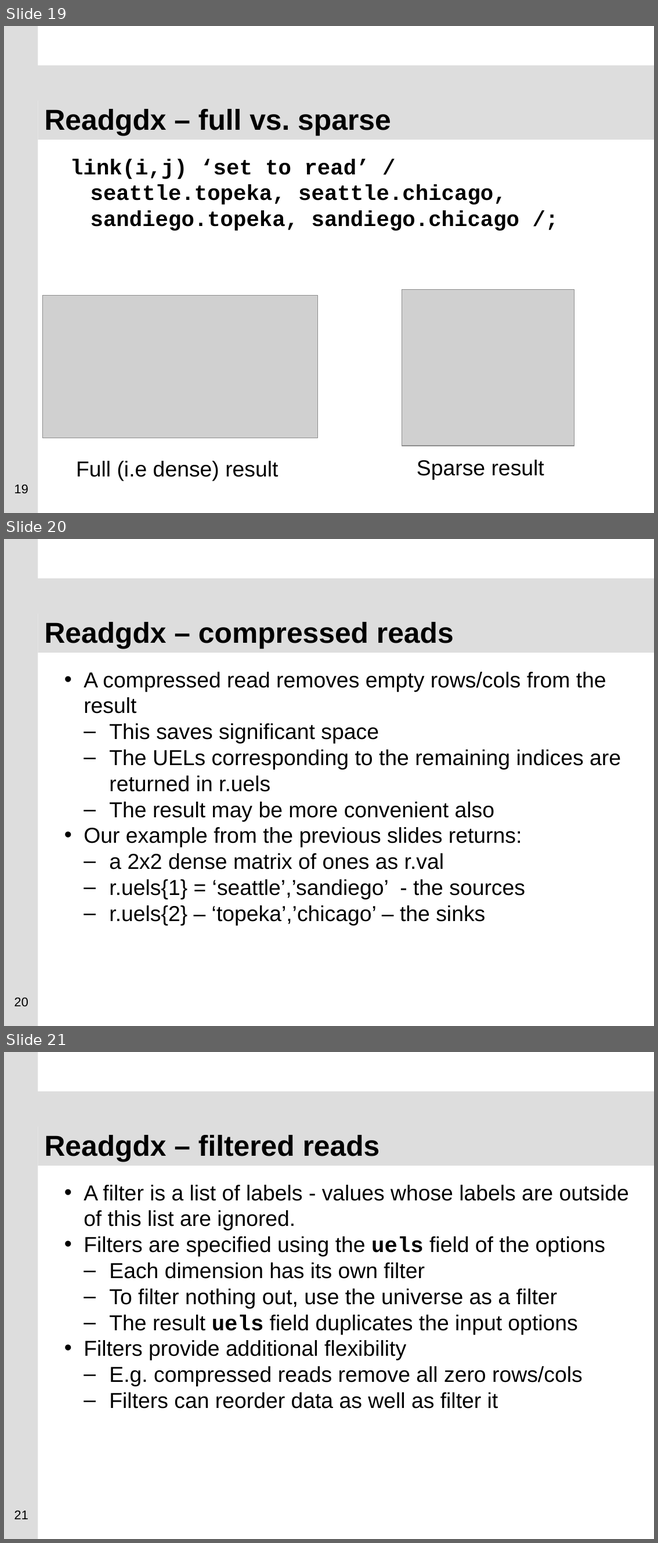
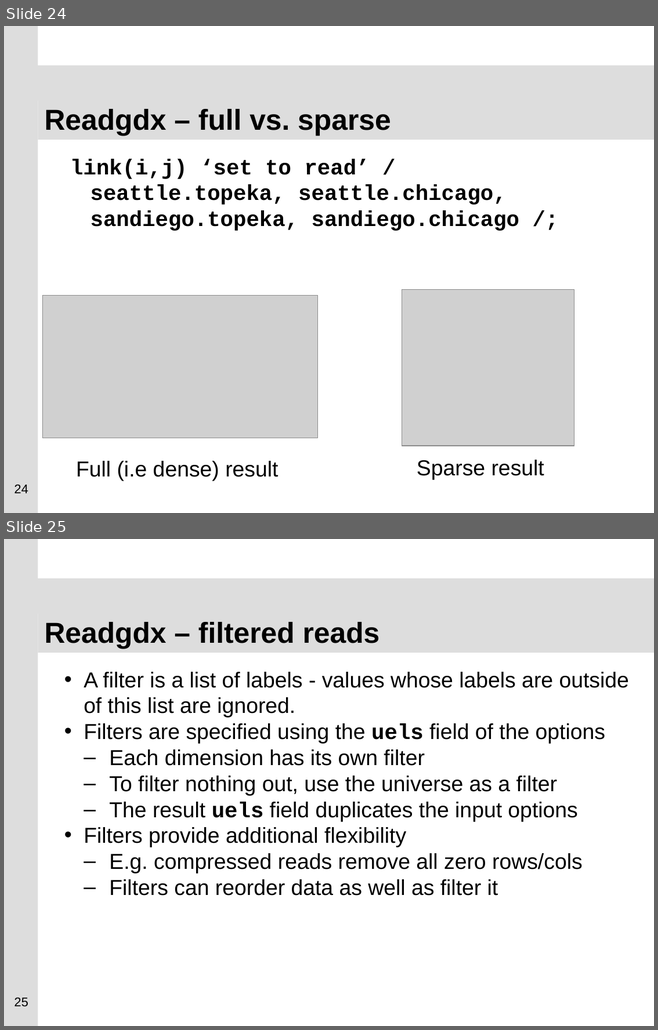
Before and after one commit to GAMS-dev/gdxrrw, a slide deck: sandbox/ISMP_Berlin_2012_GDXRRW.pptx. Shown one above the other, each under a label of ours: slides 19, 20 and 21 before the commit, slides 24 and 25 after it. The pictures are 658x1543 and 658x1030 pixels, drawn with LibreOffice and Linux fonts; fonts in the diff are those of the drawing; grey boxes stand for pictures; background and template pictures are left out. Boxes give left, top, right and bottom in pixels: in the first picture for what was removed or moved away, otherwise in the second. Text is boxed around its words. In the diff, an @@ line names an element or a change of style, - is before the commit and + after.

```diff
--- a/sandbox/ISMP_Berlin_2012_GDXRRW.pptx
+++ b/sandbox/ISMP_Berlin_2012_GDXRRW.pptx
@@ slide 20 removed at (4,539,654,1026), background #FFFFFF; not listed: 2 template elements that a slide beside it also shows @@
@@ title removed at (38,610,654,653) @@
-Readgdx – compressed reads
@@ text removed at (83,672,621,926) @@
-• A compressed read removes empty rows/cols from the result
-  – This saves significant space
-  – The UELs corresponding to the remaining indices are returned in r.uels
-  – The result may be more convenient also
-• Our example from the previous slides returns:
-  – a 2x2 dense matrix of ones as r.val
-  – r.uels{1} = ‘seattle’,’sandiego’ - the sources
-  – r.uels{2} – ‘topeka’,’chicago’ – the sinks
@@ page number removed at (14,997,28,1007) @@
-20
@@ what was slide 19 is now slide 24 @@
@@ page number at (14,484,28,493): text changed @@
-19
+24
@@ what was slide 21 is now slide 25 @@
@@ page number at (14,997,28,1007): text changed @@
-21
+25
```
Also in this commit, not shown: 3 slides changed, 5 slides added, 6 other slides removed.
